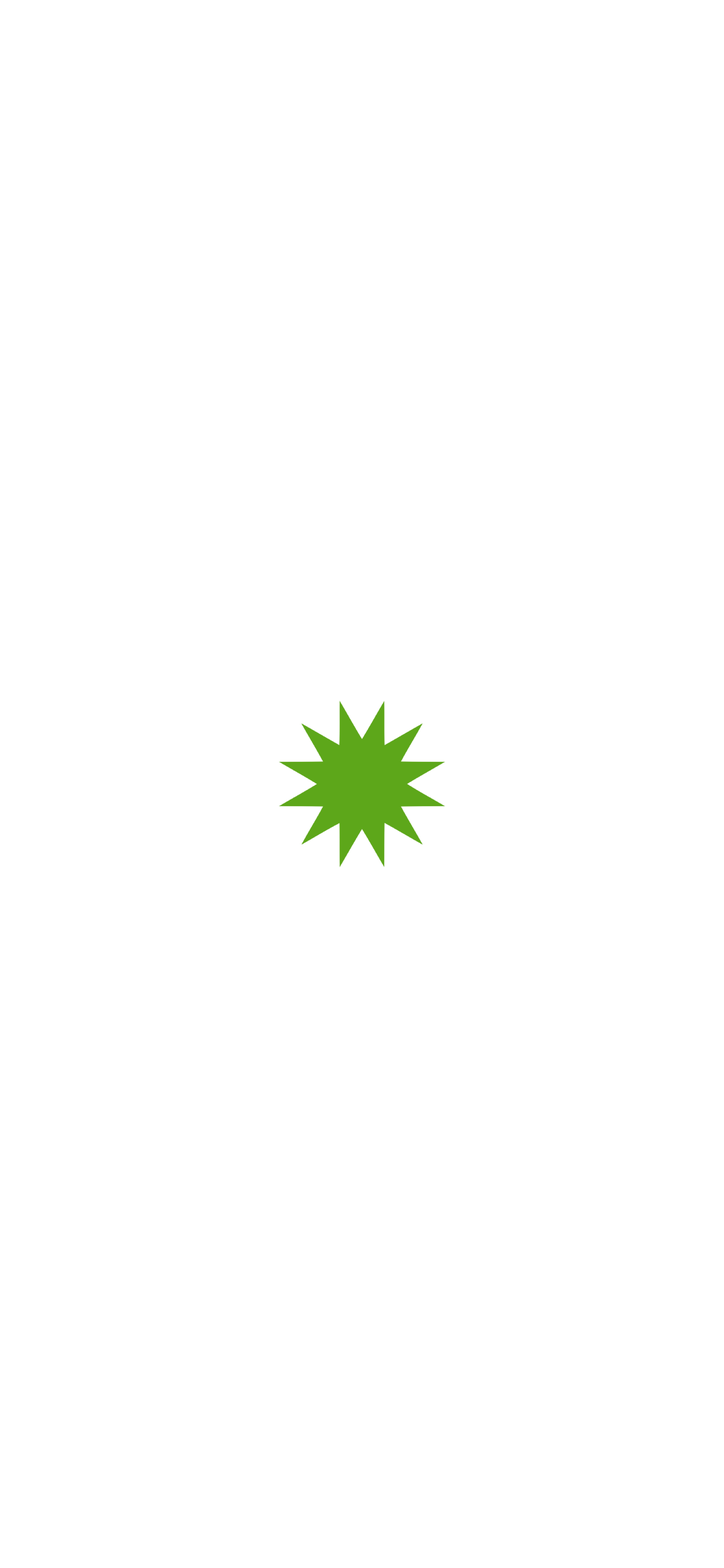
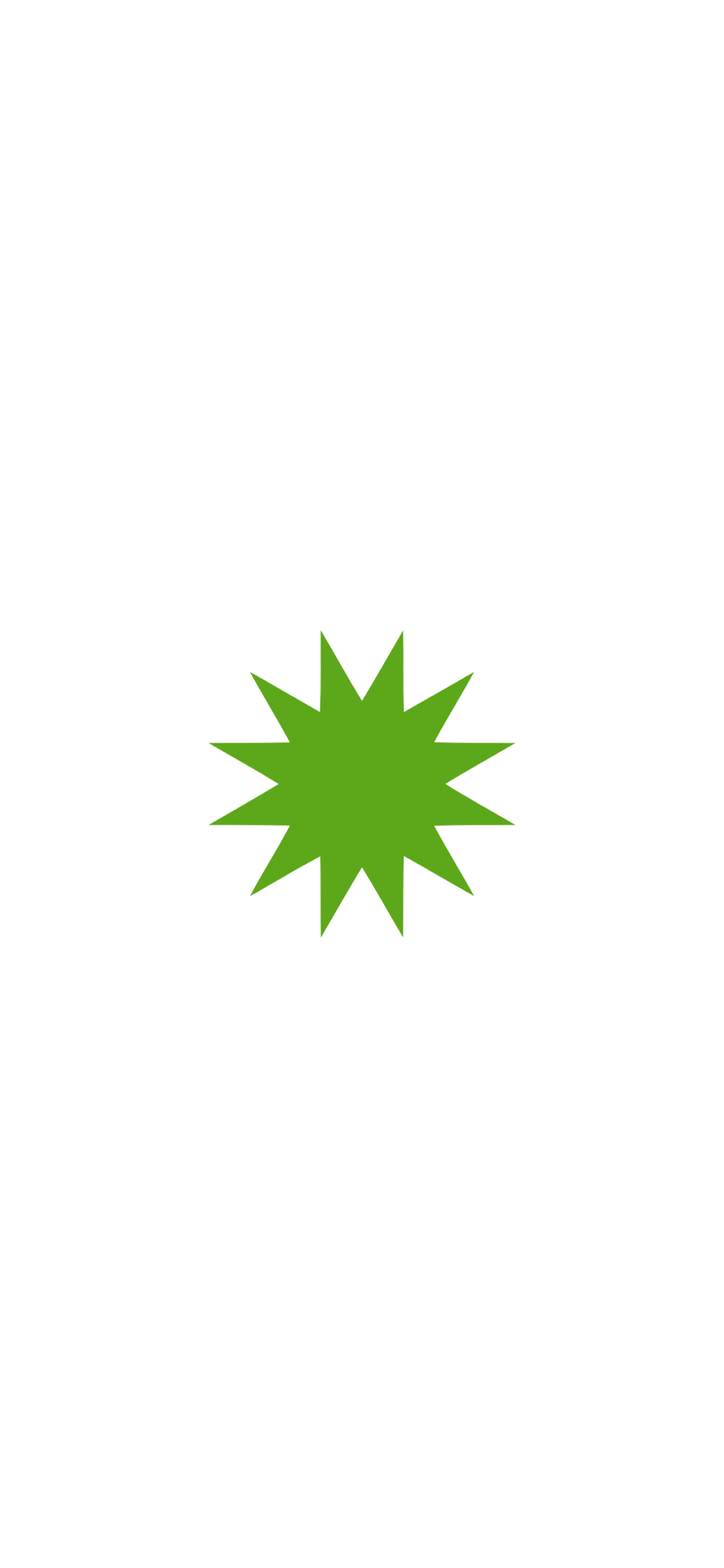
The second 724px x 1568px image is a revision of the first. Changes to its layers:
painted on "destiny" over [207, 629, 516, 939]
added layer "Layer 1" over [207, 629, 516, 939]
